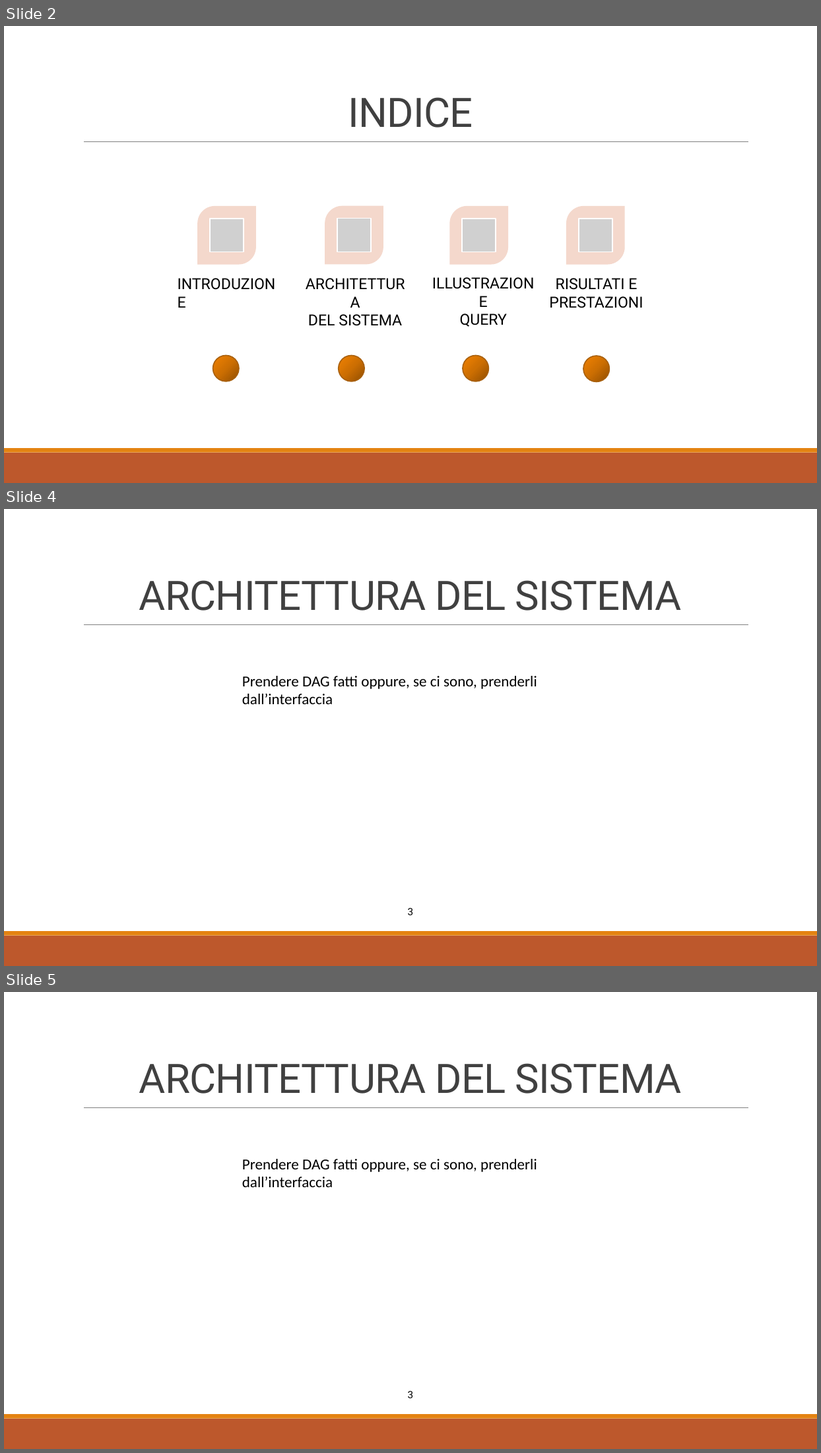
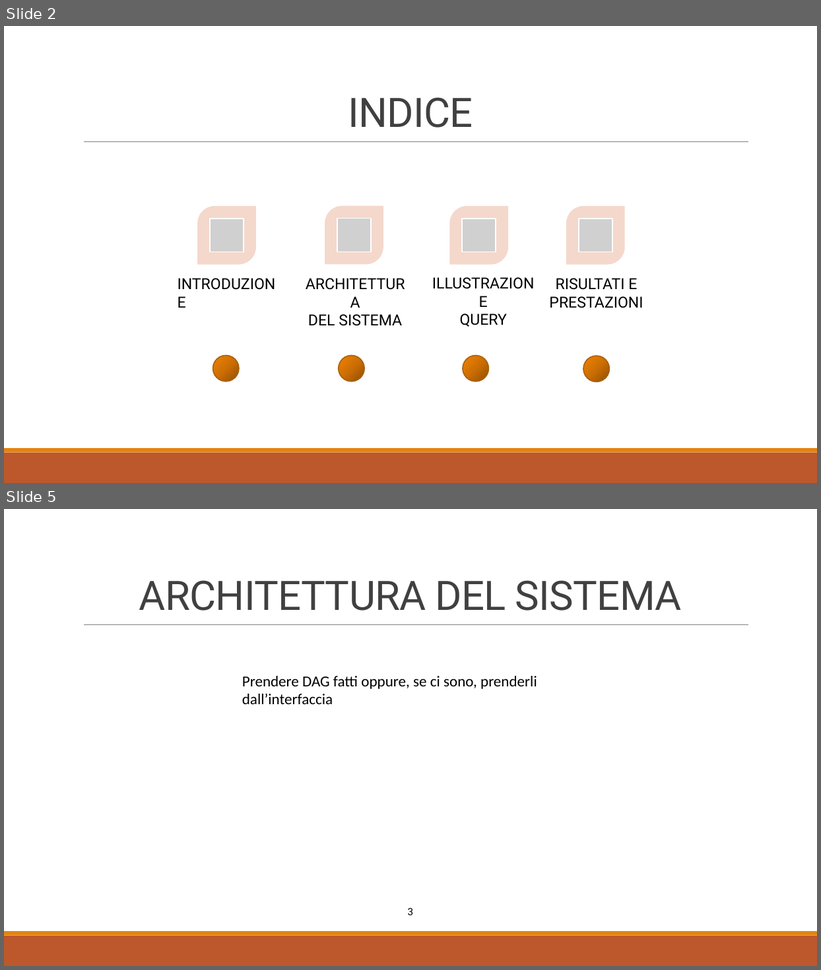
Before and after one commit to tizianotaglienti/sabd2021-project2, a slide deck: PROGETTO SABD 2.pptx. Shown one above the other, each under a label of ours: slides 2, 4 and 5 before the commit, slides 2 and 5 after it; the slides between them are not shown. The pictures are 821x1453 and 821x970 pixels, drawn with LibreOffice and Linux fonts; fonts in the diff are those of the drawing; grey boxes stand for pictures. Boxes give left, top, right and bottom in pixels: in the first picture for what was removed or moved away, otherwise in the second. Text is boxed around its words. In the diff, an @@ line names an element or a change of style, - is before the commit and + after.

```diff
--- a/PROGETTO SABD 2.pptx
+++ b/PROGETTO SABD 2.pptx
@@ slide 4 removed at bbox=[4, 509, 817, 966], background #FFFFFF; not listed: 3 template elements that a slide beside it also shows @@
@@ title removed at bbox=[139, 580, 682, 611] @@
-ARCHITETTURA DEL SISTEMA
@@ text removed at bbox=[242, 676, 537, 704] @@
-Prendere DAG fatti oppure, se ci sono, prenderli dall’interfaccia
@@ text removed at bbox=[408, 908, 414, 916] @@
-3
```
Also in this commit, not shown: 1 slide changed, 1 slide added, 1 other file.
